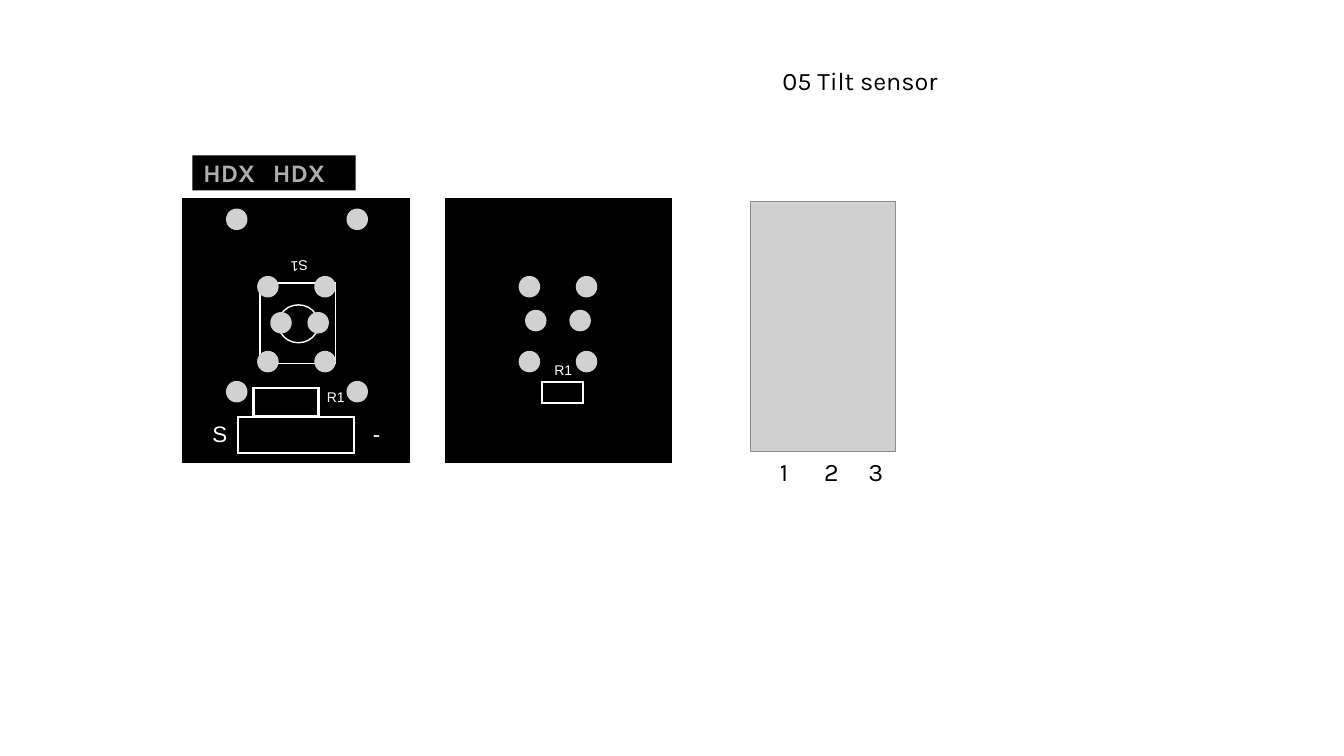
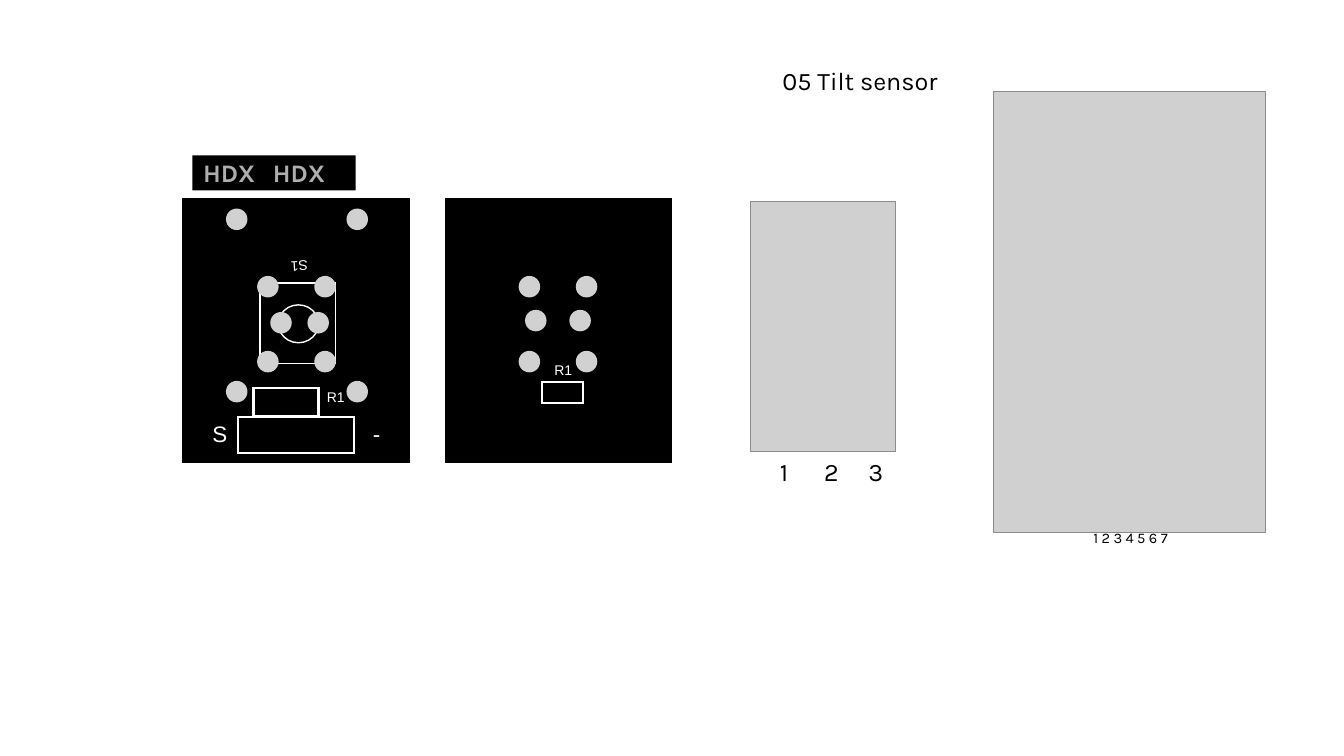
Before and after one commit to pddring/electronic-sensors, a slide deck: slide 1 of Blender/05 Tilt and vibration sensors/Silk screens.pptx. Drawn at 1344x756 pixels with LibreOffice and Linux fonts; fonts in the diff are those of the drawing; grey boxes stand for pictures. Boxes give left, top, right and bottom in pixels: in the first picture for what was removed or moved away, otherwise in the second. Text is boxed around its words. In the diff, an @@ line names an element or a change of style, - is before the commit and + after.

```diff
--- a/Blender/05 Tilt and vibration sensors/Silk screens.pptx
+++ b/Blender/05 Tilt and vibration sensors/Silk screens.pptx
@@ picture added at [994,92,1266,533] @@
@@ text added at [1093,529,1168,547], 10.5 pt, text #000000 @@
+1 2 3 4 5 6 7
```
Also in this commit, not shown: 3 other files.
